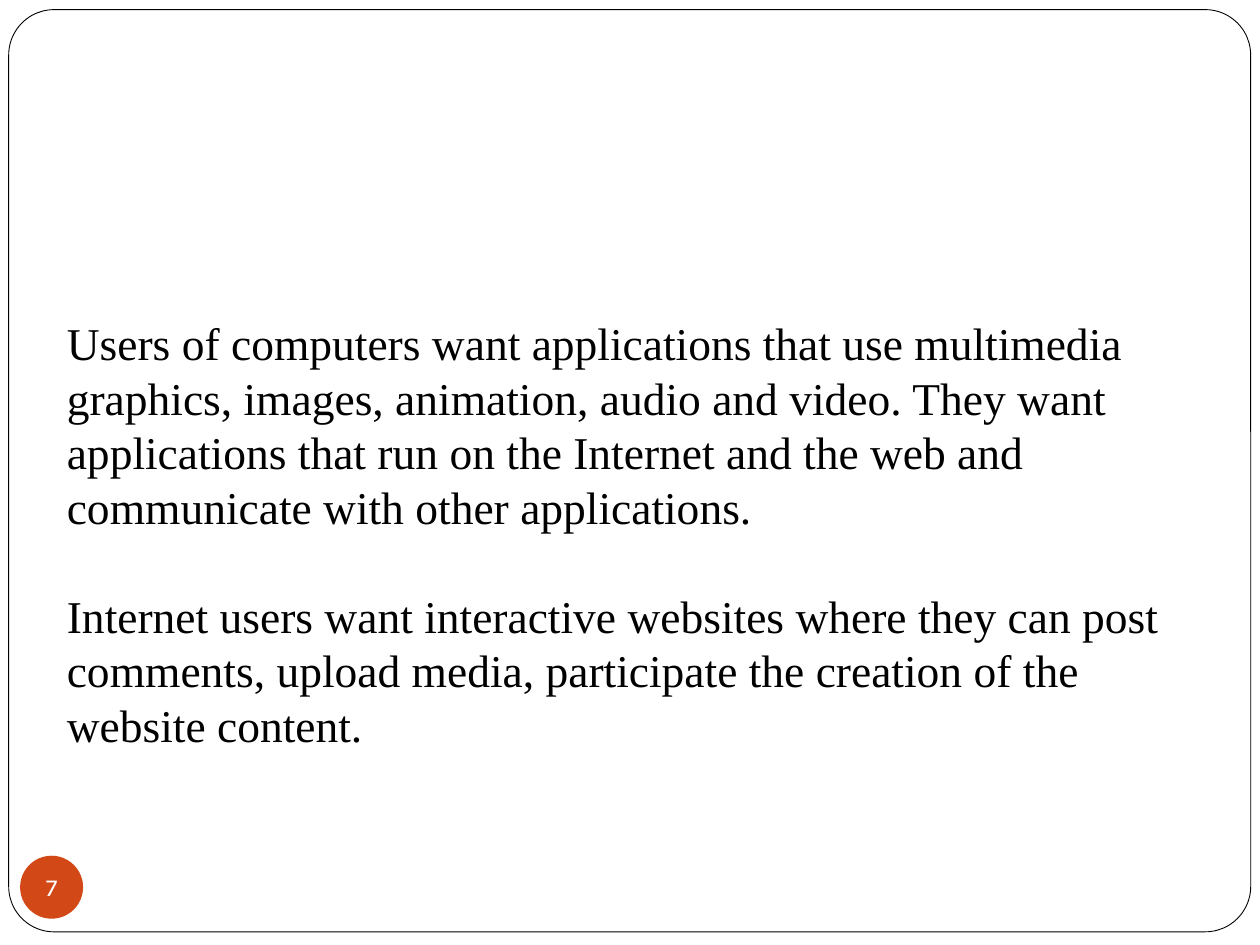
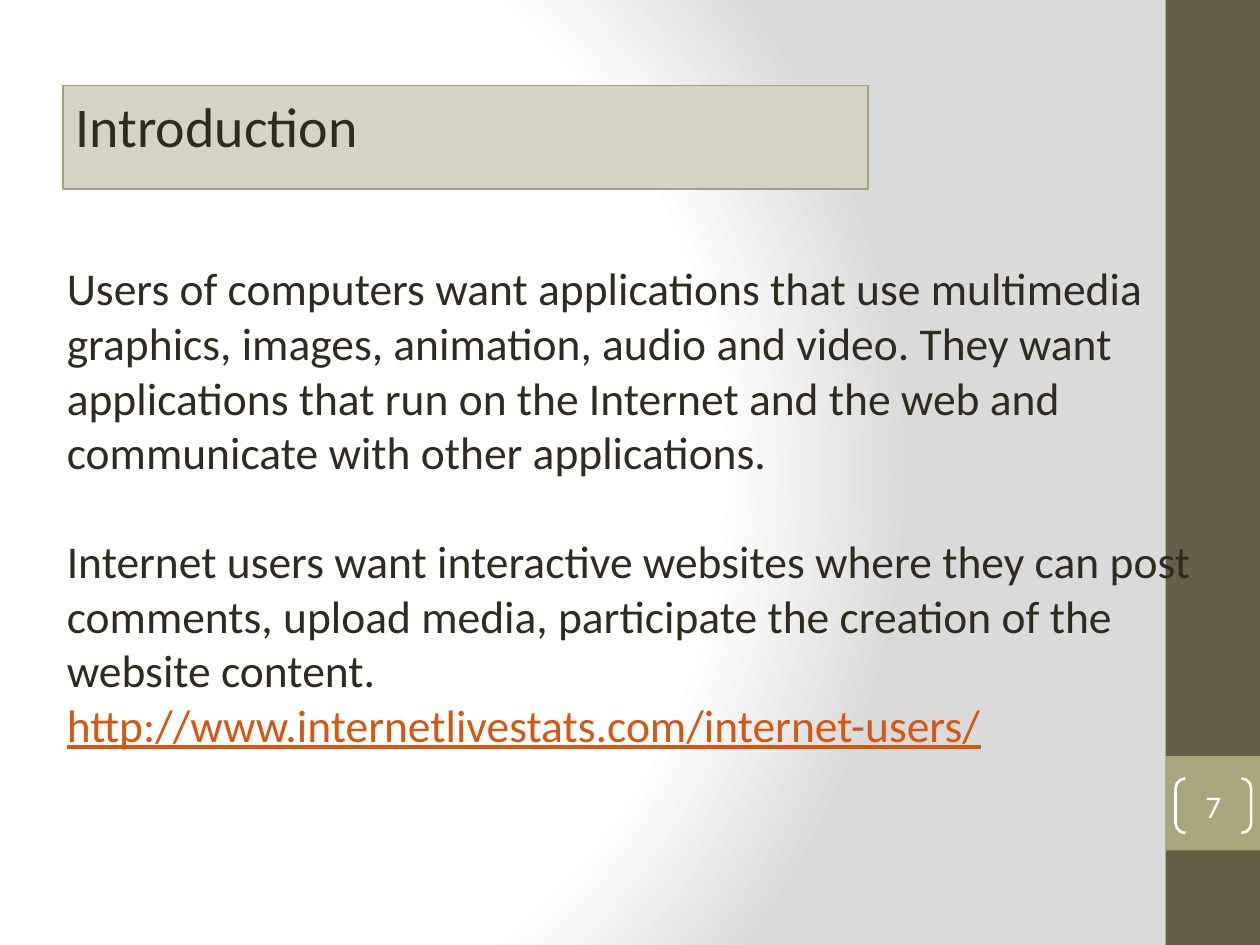
Before and after one commit to MetaInformation/MetaInformation.github.io, a slide deck: slide 7 of topic01/talk-1/1_introduction.pptx. Drawn at 1260x945 pixels with LibreOffice and Linux fonts; fonts in the diff are those of the drawing; background and template pictures are left out. Boxes give left, top, right and bottom in pixels: in the first picture for what was removed or moved away, otherwise in the second. Text is boxed around its words. In the diff, an @@ line names an element or a change of style, - is before the commit and + after.

```diff
--- a/topic01/talk-1/1_introduction.pptx
+++ b/topic01/talk-1/1_introduction.pptx
@@ background #FFFFFF to gradient #FFFFFF to #DADADA @@
@@ rounded rectangle removed at (x1=9, y1=10, x2=1251, y2=932) @@
@@ rectangle added at (x1=1166, y1=0, x2=1260, y2=945), fill #675E47 @@
@@ rectangle added at (x1=63, y1=86, x2=868, y2=189), fill #D5D4C5, outline #A6A278 1 pt, 32 pt, text #2F2B20 @@
+Introduction
@@ text at (x1=67, y1=273, x2=1190, y2=688): font Times New Roman to Calibri, text colour #000000 to #2F2B20 in "Users of computers want applications that use ...", "Internet users want interactive websites where they ..." @@
@@ text at (x1=67, y1=710, x2=980, y2=750): paragraph added @@
+http://www.internetlivestats.com/internet-users/
@@ rectangle added at (x1=1166, y1=756, x2=1260, y2=850), fill #A9A57C @@
@@ page number resized from (x1=20, y1=856, x2=83, y2=919) to (x1=1176, y1=779, x2=1251, y2=833) @@
@@ page number at (x1=1176, y1=779, x2=1251, y2=833): size 14 to 18 pt, font Karla to Calibri; fill #D34817 to none; outline none to #FFFFFF 1.5 pt @@
```
Also in this commit, not shown: 36 other slides changed, 2 slides added, 3 slides removed, 1 other file.
